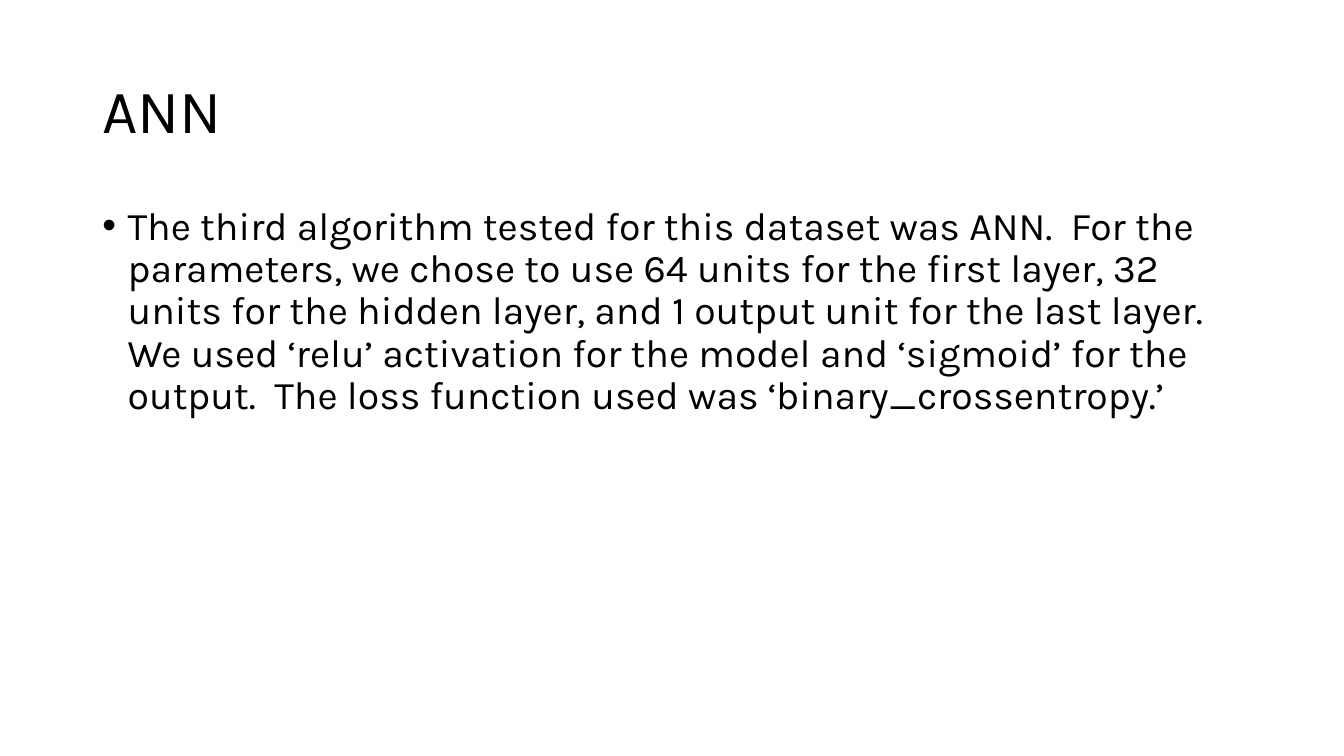
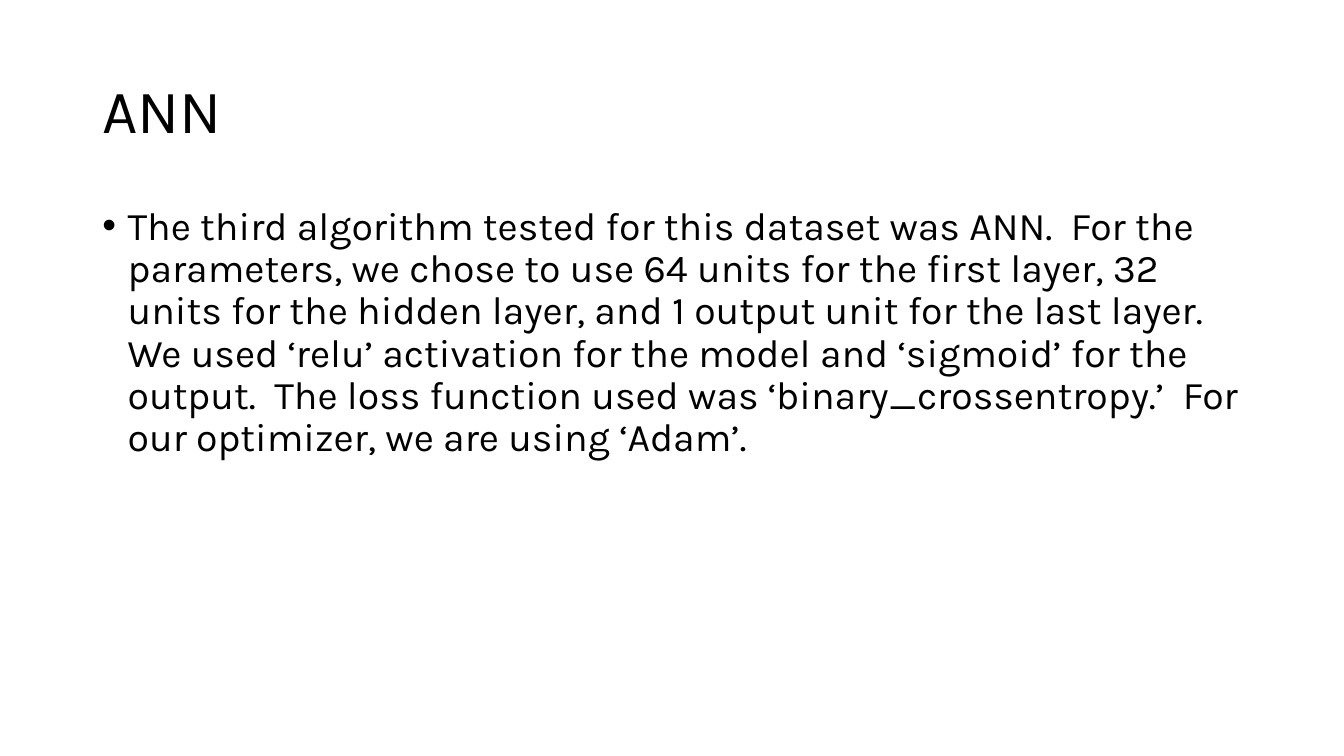
Before and after one commit to RhettHill/Cmps-4700-Project, a slide deck: slide 19 of ChatBLT_ProjectReport.pptx. Drawn at 1344x756 pixels with LibreOffice and Linux fonts; fonts in the diff are those of the drawing. Boxes give left, top, right and bottom in pixels: in the first picture for what was removed or moved away, otherwise in the second. Text is boxed around its words. In the diff, an @@ line names an element or a change of style, - is before the commit and + after.

```diff
--- a/ChatBLT_ProjectReport.pptx
+++ b/ChatBLT_ProjectReport.pptx
@@ text at bbox=[128, 213, 1238, 461]: text changed @@
-• The third algorithm tested for this dataset was ANN. For the parameters, we chose to use 64 units for the first layer, 32 units for the hidden layer, and 1 output unit for the last layer. We used ‘relu’ activation for the model and ‘sigmoid’ for the output. The loss function used was ‘binary_crossentropy.’
+• The third algorithm tested for this dataset was ANN. For the parameters, we chose to use 64 units for the first layer, 32 units for the hidden layer, and 1 output unit for the last layer. We used ‘relu’ activation for the model and ‘sigmoid’ for the output. The loss function used was ‘binary_crossentropy.’ For our optimizer, we are using ‘Adam’.
```
Also in this commit, not shown: 3 other slides changed, 3 slides added, 2 other files.
